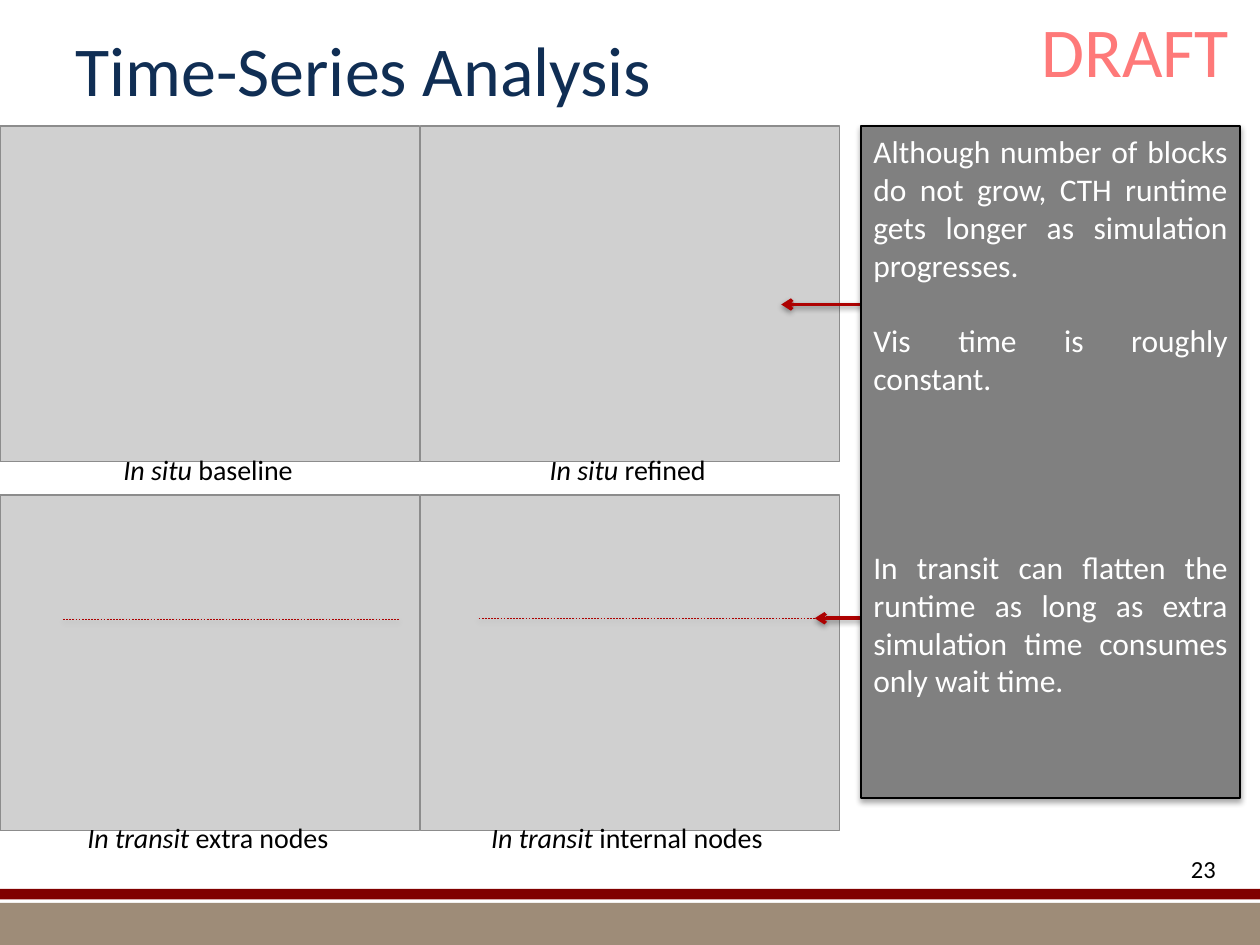
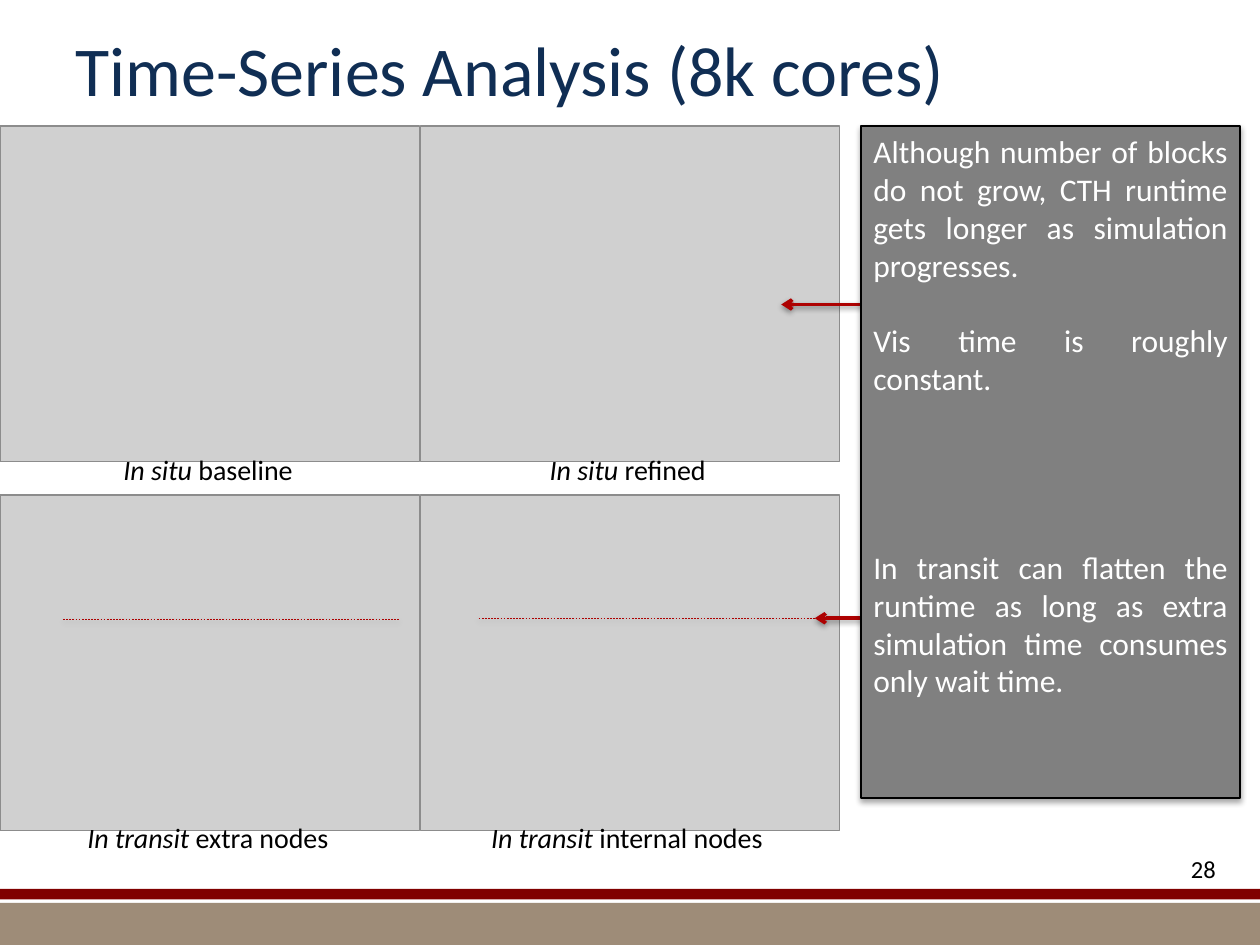
Before and after one commit to kmorel-papers/MilestoneFY13, a slide deck: slide 28 of Summary/SummarySlides.pptx (slide 23 before the commit). Drawn at 1260x945 pixels with LibreOffice and Linux fonts; fonts in the diff are those of the drawing; grey boxes stand for pictures; background and template pictures are left out. Boxes give left, top, right and bottom in pixels: in the first picture for what was removed or moved away, otherwise in the second. Text is boxed around its words. In the diff, an @@ line names an element or a change of style, - is before the commit and + after.

```diff
--- a/Summary/SummarySlides.pptx
+++ b/Summary/SummarySlides.pptx
@@ title at <box>76,45,944,108</box>: text changed @@
-Time-Series Analysis
+Time-Series Analysis (8k cores)
@@ text removed at <box>1041,32,1229,77</box> @@
-DRAFT
@@ page number at <box>1191,861,1216,879</box>: text changed @@
-23
+28
```
Also in this commit, not shown: 35 other slides changed, 6 slides added, 2 other files.
